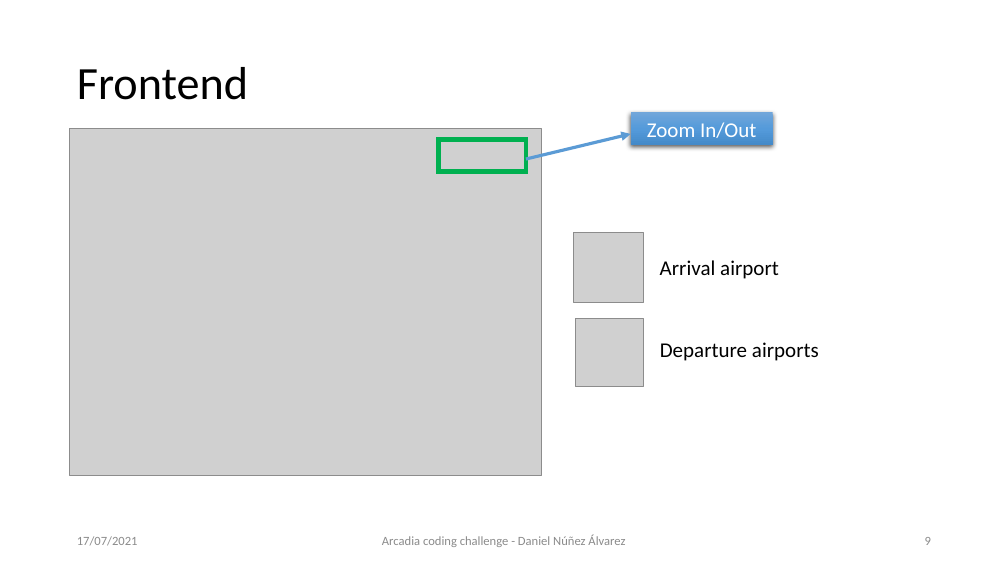
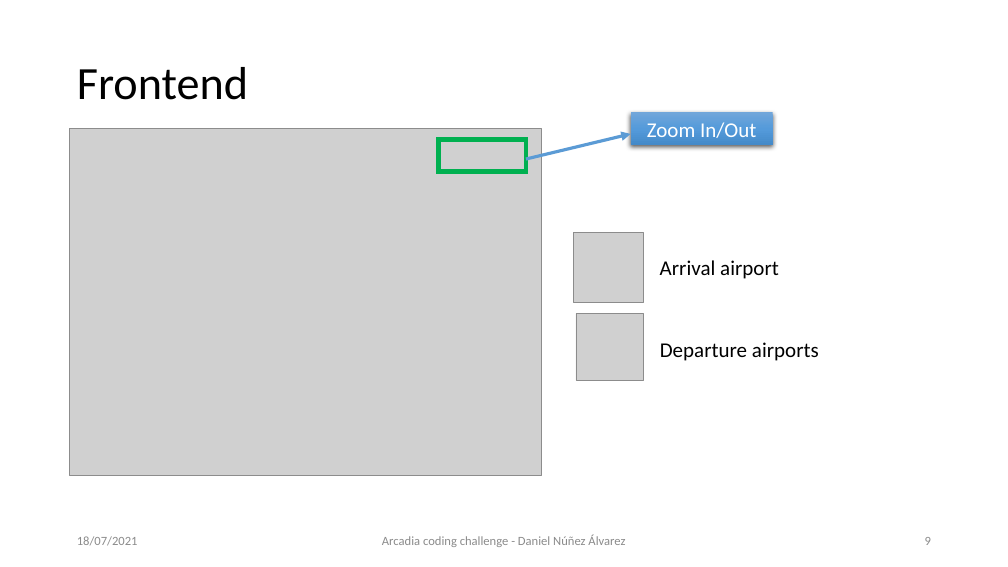
Before and after one commit to DanielNunezAlvarez/opensky, a slide deck: slide 9 of additionalMaterial/Arcadia coding challenge.pptx. Drawn at 1008x567 pixels with LibreOffice and Linux fonts; fonts in the diff are those of the drawing; grey boxes stand for pictures. Boxes give left, top, right and bottom in pixels: in the first picture for what was removed or moved away, otherwise in the second. Text is boxed around its words. In the diff, an @@ line names an element or a change of style, - is before the commit and + after.

```diff
--- a/additionalMaterial/Arcadia coding challenge.pptx
+++ b/additionalMaterial/Arcadia coding challenge.pptx
@@ picture: place and size @@
-picture at [575,318,644,386]
+picture at [576,314,644,381]
@@ text at [77,536,138,546]: text changed @@
-17/07/2021
+18/07/2021
```
Also in this commit, not shown: 9 other slides changed, 3 other files.
